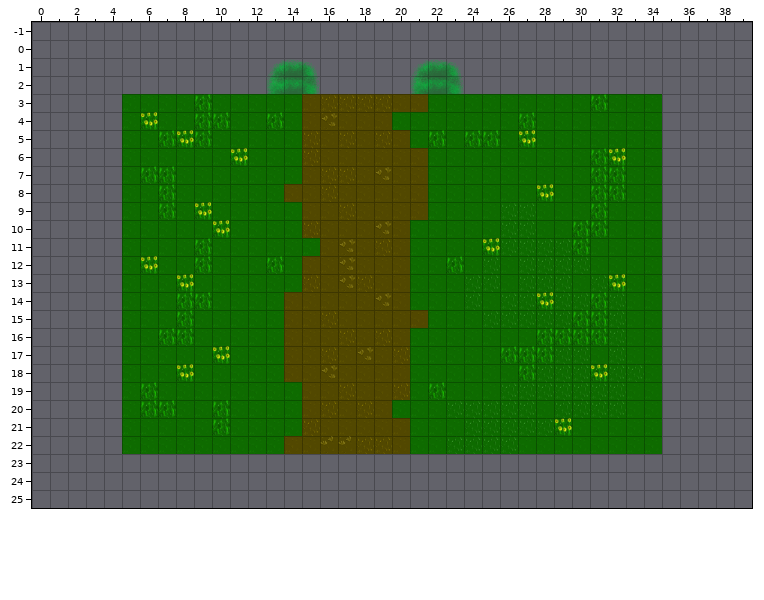
A Tiled map gets an edit: assets/map.tmx. The picture above was drawn from the file before the commit.
Cells are 32x32 px. Shown: x 0..39, y -1..25. The old version is drawn lined up with the new one.
And afterwards:
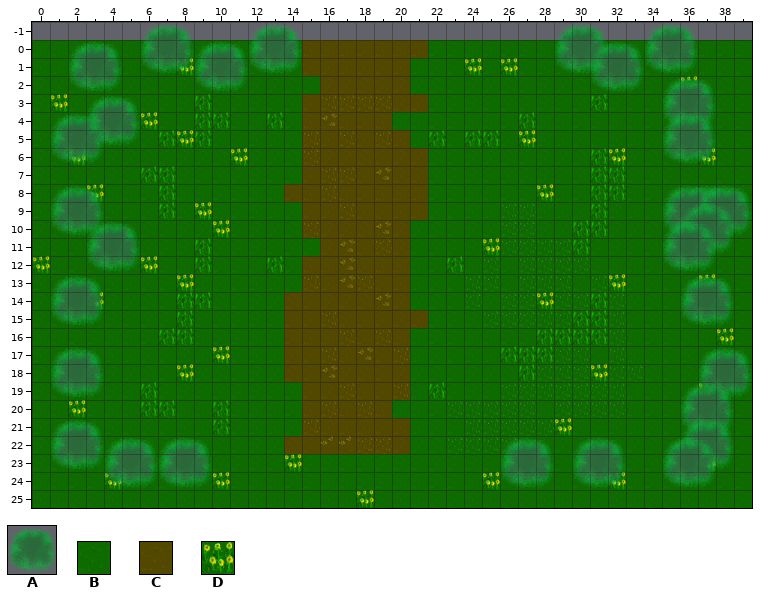
Key: from "car": A 10 "tree"; from "everything": B 19, C 48, D 61.
_ is an empty cell, . an unchanged one.
Tiles of an added or newly shown layer are drawn over the layers below it.
Changes in this commit:
map size 30x20 -> 40x26 cells (old content now starts at 5,3; both pictures use the new coordinates)
--- layer "Tile Layer 1"
@@ x 36..36 @@
-10 _
+10 A
--- layer "Tile Layer 2"
@@ x 0..39 @@
- 0 ________________________________________
- 1 ________________________________________
- 2 ________________________________________
- 3 _____.............................._____
- 4 _____.............................._____
- 5 _____.............................._____
- 6 _____.............................._____
- 7 _____.............................._____
- 8 _____.............................._____
- 9 _____.............................._____
-10 _____.............................._____
-11 _____.............................._____
-12 _____.............................._____
-13 _____.............................._____
-14 _____.............................._____
-15 _____.............................._____
-16 _____.............................._____
-17 _____.............................._____
-18 _____.............................._____
-19 _____.............................._____
-20 _____.............................._____
-21 _____.............................._____
-22 _____.............................._____
-23 ________________________________________
-24 ________________________________________
-25 ________________________________________
+ 0 BBBBBBBBBBBBBBBCCCCCCCBBBBBBBBBBBBBBBBBB
+ 1 BBBBBBBBDBBBBBBCCCCCCBBBDBDBBBBBDBBBBBBB
+ 2 BBBBBBBBBBBBBBBBCCCCCBBBBBBBBBBBBBBBDBBB
+ 3 BDBBB..............................BBBBB
+ 4 BBBBB..............................BBBBB
+ 5 BBBBB..............................BBBBB
+ 6 BBDBB..............................BBDBB
+ 7 BBBBB..............................BBBBB
+ 8 BBBDB..............................BBBBB
+ 9 BBBBB..............................BBDBB
+10 BBBBB..............................BABBB
+11 BBBBB..............................BBBBB
+12 DBBBB..............................BBBBB
+13 BBBBB..............................BBDBB
+14 BBBDB..............................BBBBB
+15 BBBBB..............................BBBBB
+16 BBBBB..............................BBBDB
+17 BBBBB..............................BBBBB
+18 BBBBB..............................BBBBB
+19 BBBBB..............................BBDBB
+20 BBDBB..............................BBBBB
+21 BBBBB..............................BBBBB
+22 BBBBB..............................BBBBB
+23 BBBBBBBBBBBBBBDBBBBBBBBBBBBBBBBBBBBBBDBB
+24 BBBBDBBBBBDBBBBBBBBBBBBBBDBBBBBBDBBBBBBB
+25 BBBBBBBBBBBBBBBBBBDBBBBBBBBBBBBBBBBBBBBB
--- layer "Tile Layer 3" (added)
@@ x 2..34 @@
- 1 ...._....._................_...._
- 2 _......_....................._...
+ 1 ....A.....A................A....A
+ 2 A......A.....................A...
@@ x 1..35 @@
- 4 .................................._
- 5 .._................................
- 6 _................................._
+ 4 ..................................A
+ 5 ..A................................
+ 6 A.................................A
@@ x 1..37 @@
-10 _................................._._
-11 ..................................._.
-12 .._..............................._..
+10 A.................................A.A
+11 ...................................A.
+12 ..A...............................A..
@@ x 1..36 @@
-15 _.................................._
+15 A..................................A
@@ x 1..37 @@
-19 _..................................._
+19 A...................................A
@@ x 36..36 @@
-21 _
+21 A
@@ x 1..36 @@
-23 _.................................._
-24 ..._.._.................._..._...._.
+23 A..................................A
+24 ...A..A..................A...A....A.
Changed places in both pictures, as pixel boxes (x1, y1, x2, y2):
added: (32, 23, 752, 508)
